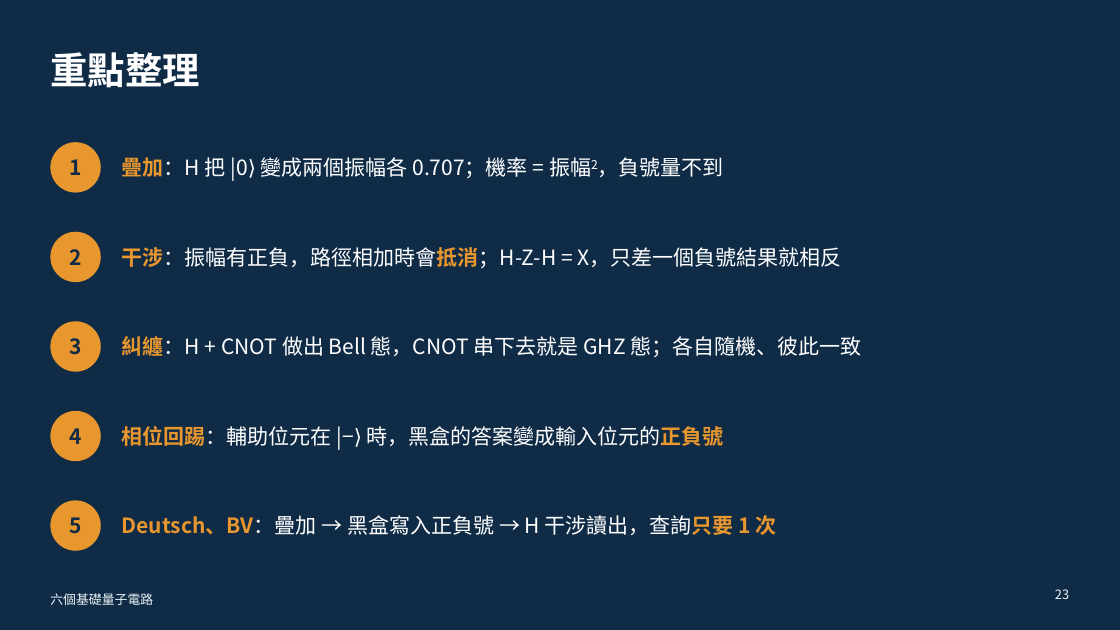
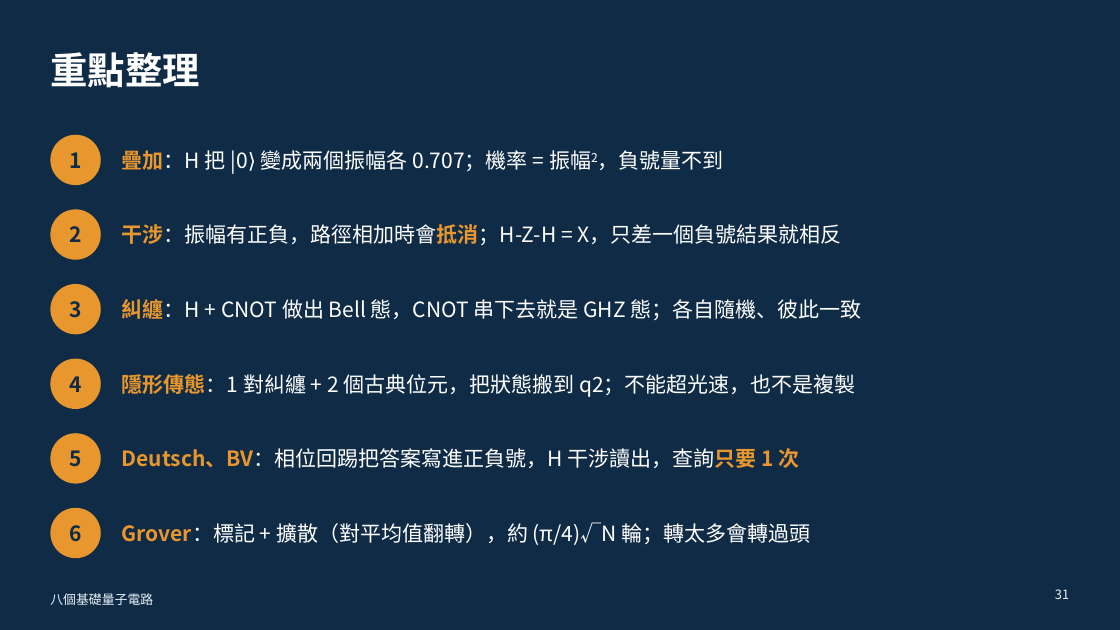
Before and after one commit to pcpcchen-coder/QuantumComputing, a slide deck: slide 31 of slides/output/basic-circuits.pptx (slide 23 before the commit). Drawn at 1120x630 pixels with LibreOffice and Linux fonts; fonts in the diff are those of the drawing. Boxes give left, top, right and bottom in pixels: in the first picture for what was removed or moved away, otherwise in the second. Text is boxed around its words. In the diff, an @@ line names an element or a change of style, - is before the commit and + after.

```diff
--- a/slides/output/basic-circuits.pptx
+++ b/slides/output/basic-circuits.pptx
@@ text "1": place and size @@
-text "1" at (69,159,81,175)
+text "1" at (69,152,81,168)
@@ ellipse: place and size @@
-ellipse at (50,142,101,192)
+ellipse at (50,134,101,185)
@@ text "疊加：H 把 |0⟩ 變成兩個振幅各 0.707；機率 ...": place and size @@
-text "疊加：H 把 |0⟩ 變成兩個振幅各 0.707；機率 ..." at (122,157,724,180)
+text "疊加：H 把 |0⟩ 變成兩個振幅各 0.707；機率 ..." at (122,150,724,173)
@@ text "2": place and size @@
-text "2" at (69,249,81,265)
+text "2" at (69,226,81,242)
@@ ellipse: place and size @@
-ellipse at (50,232,101,282)
+ellipse at (50,209,101,260)
@@ text "干涉：振幅有正負，路徑相加時會抵消；H‑Z‑H = X，只差一個負號結果就相反": place and size @@
-text "干涉：振幅有正負，路徑相加時會抵消；H‑Z‑H = X，只差一個負號結果就相反" at (122,247,841,268)
+text "干涉：振幅有正負，路徑相加時會抵消；H‑Z‑H = X，只差一個負號結果就相反" at (122,224,841,245)
@@ text "3": place and size @@
-text "3" at (69,338,81,355)
+text "3" at (69,301,81,318)
@@ ellipse: place and size @@
-ellipse at (50,322,101,372)
+ellipse at (50,284,101,334)
@@ text "糾纏：H + CNOT 做出 Bell ...": place and size @@
-text "糾纏：H + CNOT 做出 Bell ..." at (122,336,861,357)
+text "糾纏：H + CNOT 做出 Bell ..." at (122,299,861,320)
@@ text "4": place and size @@
-text "4" at (69,428,81,444)
+text "4" at (69,376,81,392)
@@ ellipse: place and size @@
-ellipse at (50,411,101,461)
+ellipse at (50,359,101,409)
@@ text at (122,374,856,397): text changed @@
-相位回踢：輔助位元在 |−⟩ 時，黑盒的答案變成輸入位元的正負號
+隱形傳態：1 對糾纏 + 2 個古典位元，把狀態搬到 q2；不能超光速，也不是複製
@@ text "5": place and size @@
-text "5" at (69,517,81,534)
+text "5" at (69,450,81,467)
@@ ellipse: place and size @@
-ellipse at (50,501,101,551)
+ellipse at (50,434,101,484)
@@ text at (122,448,800,468): text changed @@
-Deutsch、BV：疊加 → 黑盒寫入正負號 → H 干涉讀出，查詢只要 1 次
+Deutsch、BV：相位回踢把答案寫進正負號，H 干涉讀出，查詢只要 1 次
@@ ellipse added at (50,508,101,559), fill #E8962E @@
@@ text added at (69,525,81,542), 18 pt, text #0F2B46, bold @@
+6
@@ text added at (122,522,810,545), 18 pt, text #FFFFFF @@
+Grover：標記 + 擴散（對平均值翻轉），約 (π/4)√N 輪；轉太多會轉過頭
@@ text at (50,593,153,605): text changed @@
-六個基礎量子電路
+八個基礎量子電路
@@ page number at (1055,589,1069,599): text changed @@
-23
+31
```
Also in this commit, not shown: 23 other slides changed, 8 slides added, 16 other files.
